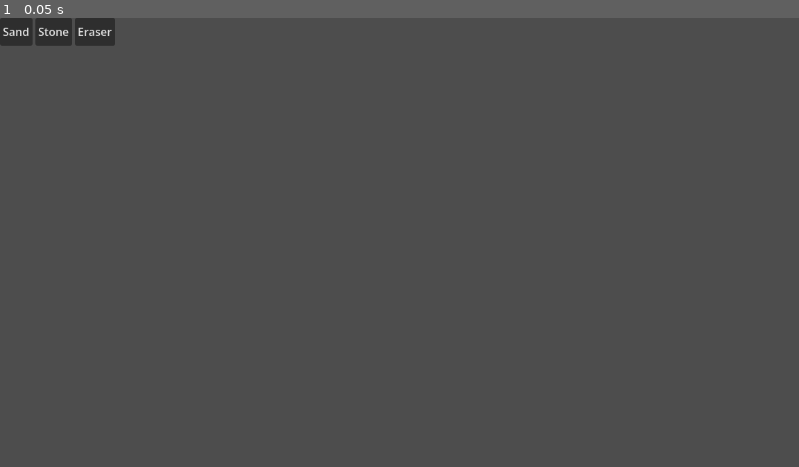
Above: before the commit, frame 1.
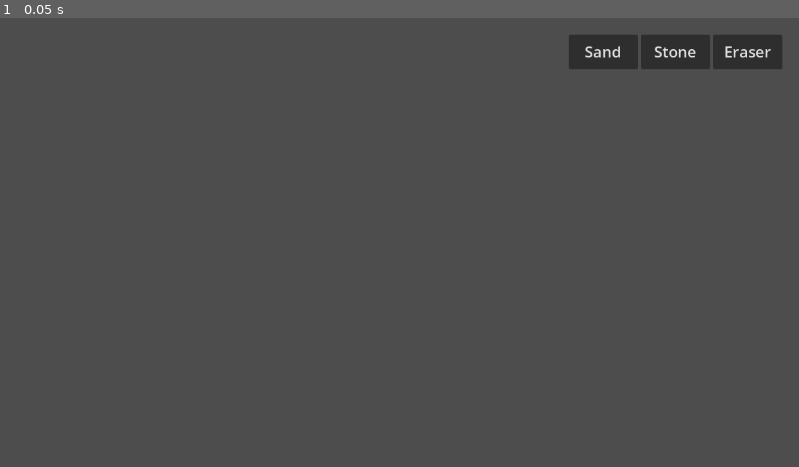
Above: after the commit, the same moment.

Repository: SachaJGregoire/sandbox
Game: Godot game, scene res://main.tscn
The game is run twice, just before and just after one commit, with the same random seed, the same clock (stepped at 60 frames per second) and the same inputs.
Inputs:
- Up to frame 1 (0.05 s): no input

The runs differ from the first frame. In frame 1, 2.7% of the frame differs, in the area x 0-98%, y 0-12%.

Commit message:
UI of the buttons on the scene

Diff:
--- a/main.tscn
+++ b/main.tscn
@@ -28,19 +28,32 @@
 [node name="CanvasLayer" type="CanvasLayer" parent="TextureRect" unique_id=665484866]
 
 [node name="HBoxContainer" type="HBoxContainer" parent="TextureRect/CanvasLayer" unique_id=1491535583]
-offset_right = 40.0
-offset_bottom = 40.0
+anchors_preset = 1
+anchor_left = 1.0
+anchor_right = 1.0
+offset_left = -332.0
+offset_top = 24.0
+offset_right = 68.0
+offset_bottom = 74.0
+grow_horizontal = 0
 
 [node name="SandButton" type="Button" parent="TextureRect/CanvasLayer/HBoxContainer" unique_id=2088457241]
+custom_minimum_size = Vector2(100, 30)
 layout_mode = 2
+size_flags_stretch_ratio = 0.0
+theme_override_font_sizes/font_size = 22
 text = "Sand"
 
 [node name="StoneButton" type="Button" parent="TextureRect/CanvasLayer/HBoxContainer" unique_id=1282805812]
+custom_minimum_size = Vector2(100, 30)
 layout_mode = 2
+theme_override_font_sizes/font_size = 22
 text = "Stone"
 
 [node name="AirButton" type="Button" parent="TextureRect/CanvasLayer/HBoxContainer" unique_id=1844384132]
+custom_minimum_size = Vector2(100, 30)
 layout_mode = 2
+theme_override_font_sizes/font_size = 22
 text = "Eraser"
 
 [connection signal="pressed" from="TextureRect/CanvasLayer/HBoxContainer/SandButton" to="TextureRect" method="select_sand"]
